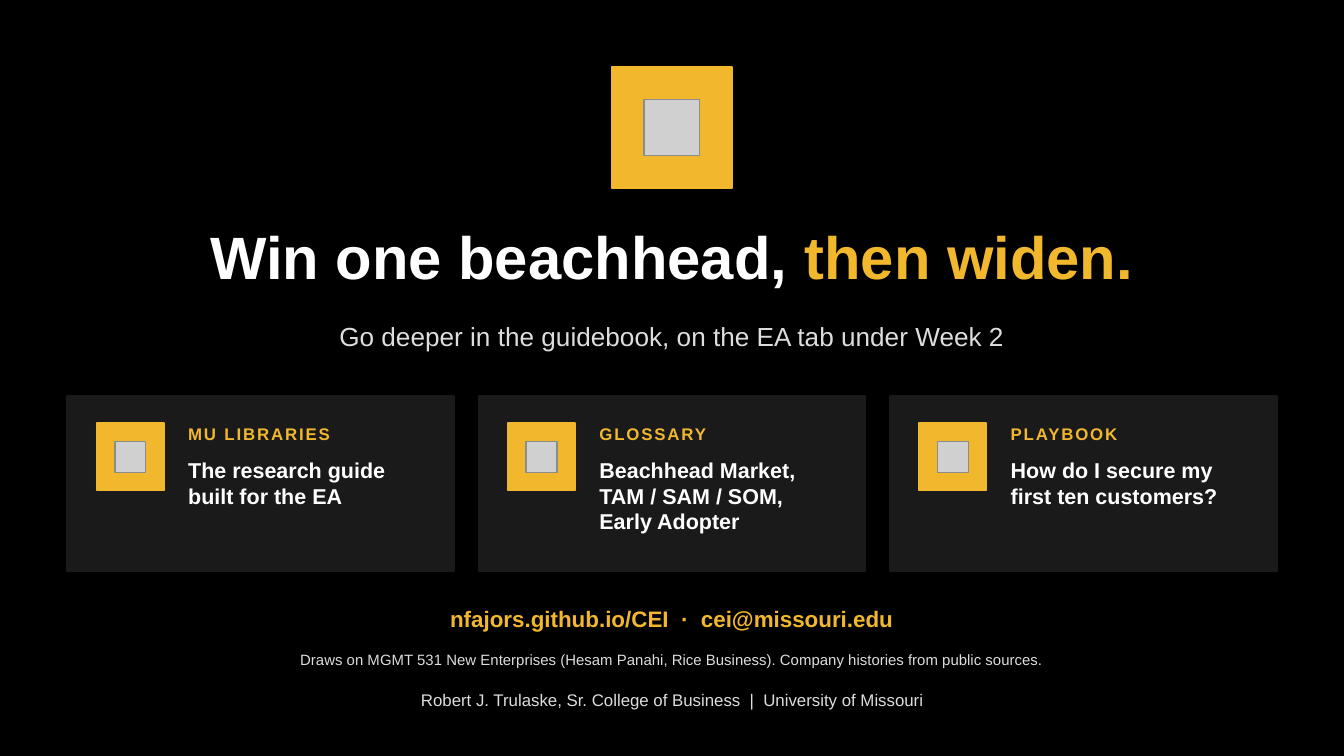
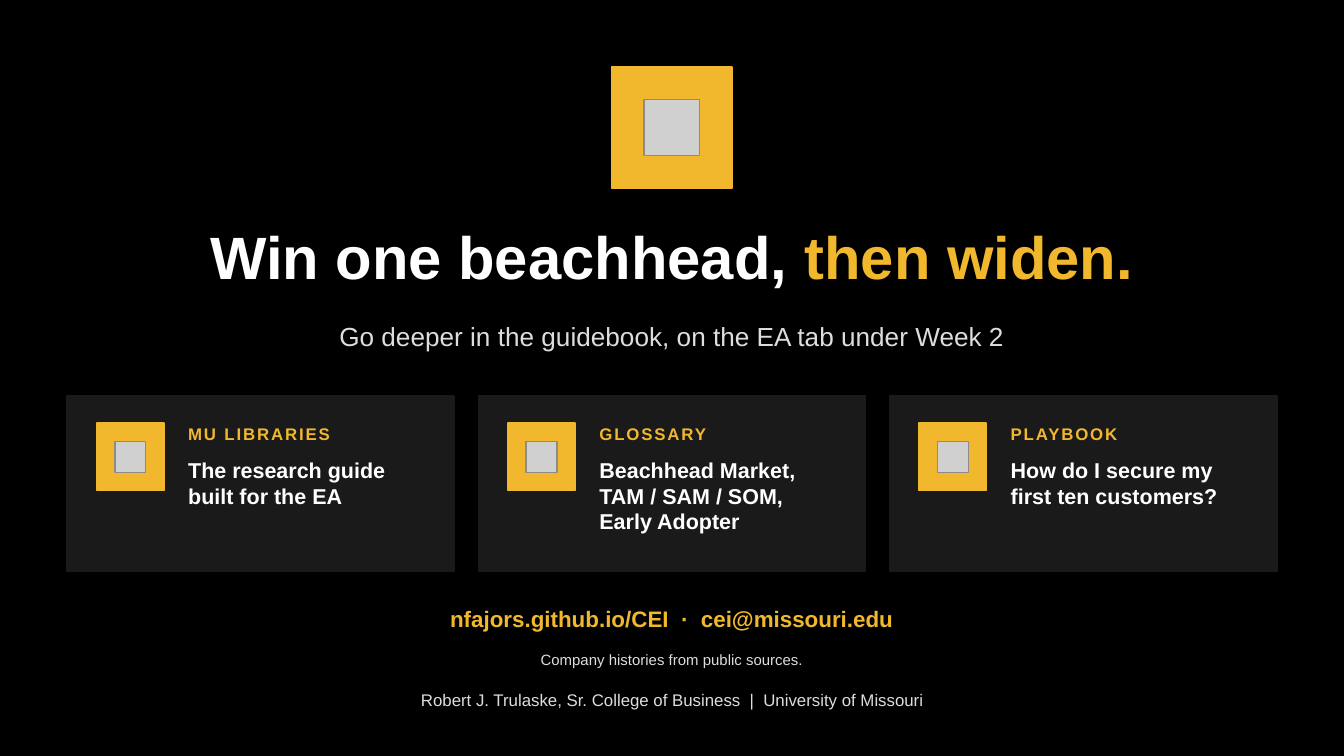
Before and after one commit to nfajors/CEI, a slide deck: slide 13 of assets/ea/ea-week2-find-your-beachhead.pptx. Drawn at 1344x756 pixels with LibreOffice and Linux fonts; fonts in the diff are those of the drawing; grey boxes stand for pictures. Boxes give left, top, right and bottom in pixels: in the first picture for what was removed or moved away, otherwise in the second. Text is boxed around its words. In the diff, an @@ line names an element or a change of style, - is before the commit and + after.

```diff
--- a/assets/ea/ea-week2-find-your-beachhead.pptx
+++ b/assets/ea/ea-week2-find-your-beachhead.pptx
@@ text at box(541, 654, 803, 668): text changed @@
-Draws on MGMT 531 New Enterprises (Hesam Panahi, Rice Business). Company histories from public sources.
+Company histories from public sources.
```
Also in this commit, not shown: 4 other files.
